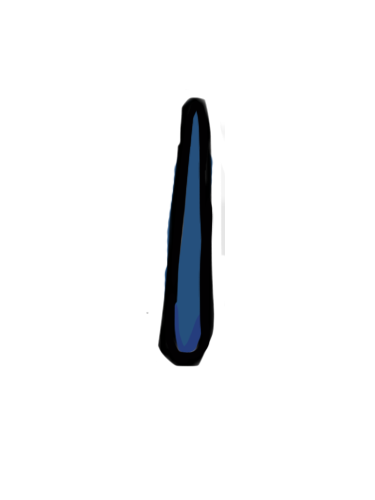
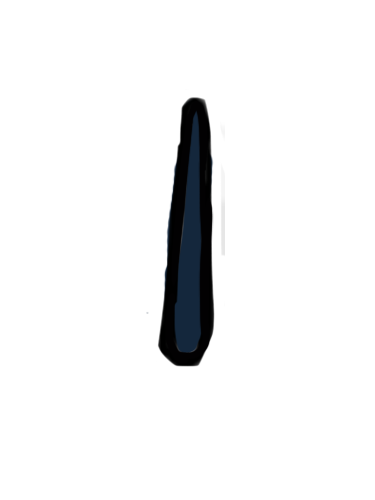
Two versions of the same layered image (375x500). Layer-by-layer changes:
added layer "Layer 3" above "Layer 2" over [left=146, top=100, right=213, bottom=353]
added layer "Layer 2" above "Layer 1" over [left=146, top=100, right=213, bottom=353]
